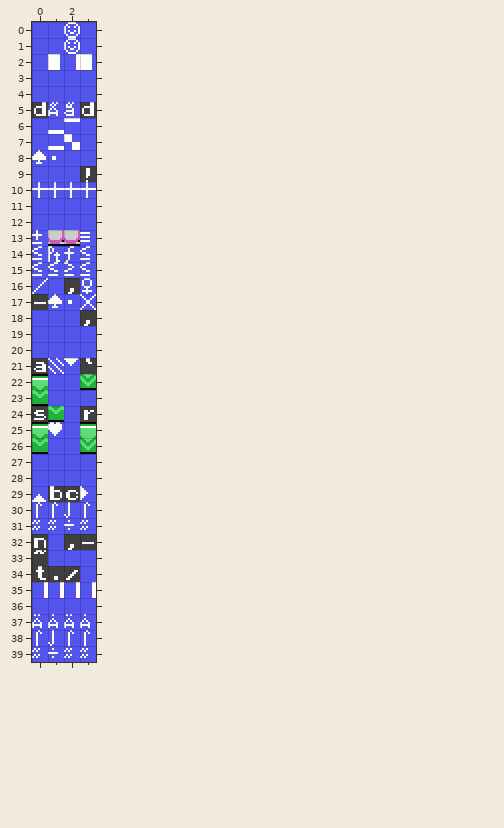
Two states of a Tiled map, games/stevedore/maps/stage_select.tmx. This is how it looked before the edit.
Cells are 8x8 px. Shown: x 0..3, y 0..39.
Once edited:
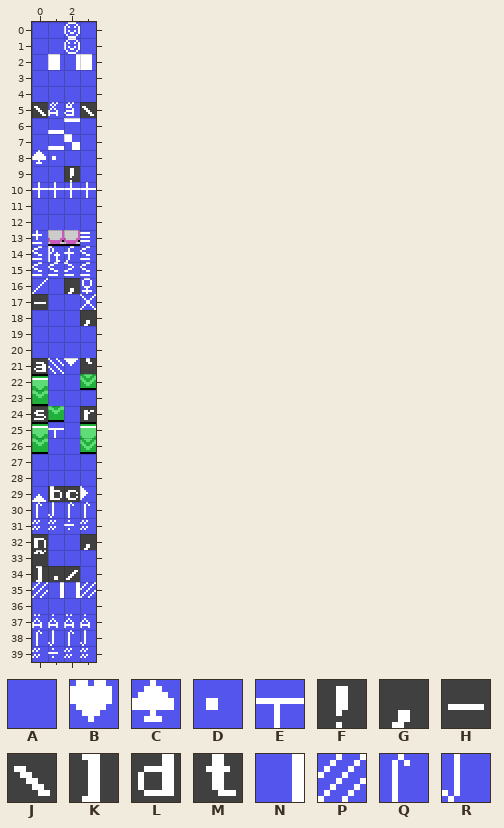
Key: from "charset": A 0, B 3, C 6, D 7, E 18, F 33, G 44, H 45, J 92, K 93, L 100, M 116, N 201, P 203, Q 244, R 245.
_ is an empty cell.
Message: Charset improvements (wood, ship) New stages (draft!)
The exact change:
{"where": "layer \"Capa de Patrones 1\""}
{"y":5,"x":0,"old":"L","new":"J"}
{"y":5,"x":3,"old":"L","new":"J"}
{"y":9,"x":2,"old":"AF","new":"FA"}
{"y":17,"x":1,"old":"CD","new":"AA"}
{"y":25,"x":1,"old":"B","new":"E"}
{"y":30,"x":1,"old":"QR","new":"RQ"}
{"y":32,"x":2,"old":"GH","new":"AG"}
{"y":34,"x":0,"old":"M","new":"K"}
{"y":35,"x":0,"old":"N","new":"P"}
{"y":35,"x":3,"old":"N","new":"P"}
{"y":38,"x":3,"old":"Q","new":"R"}
